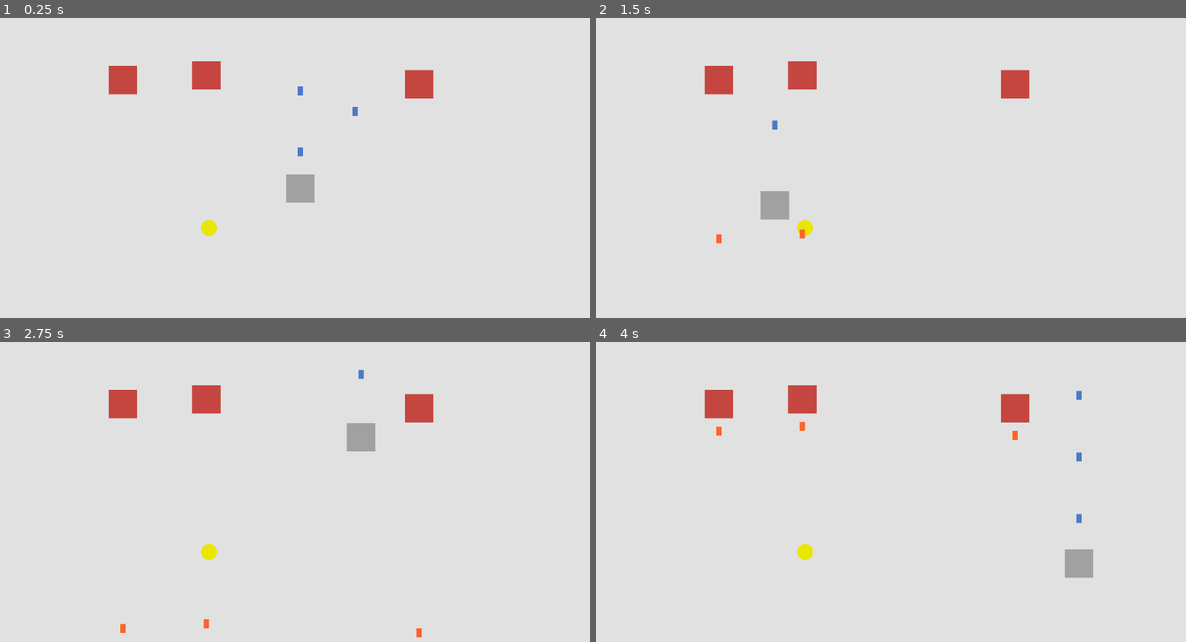
Above: before the commit, frames 1-4 (two rows, left to right).
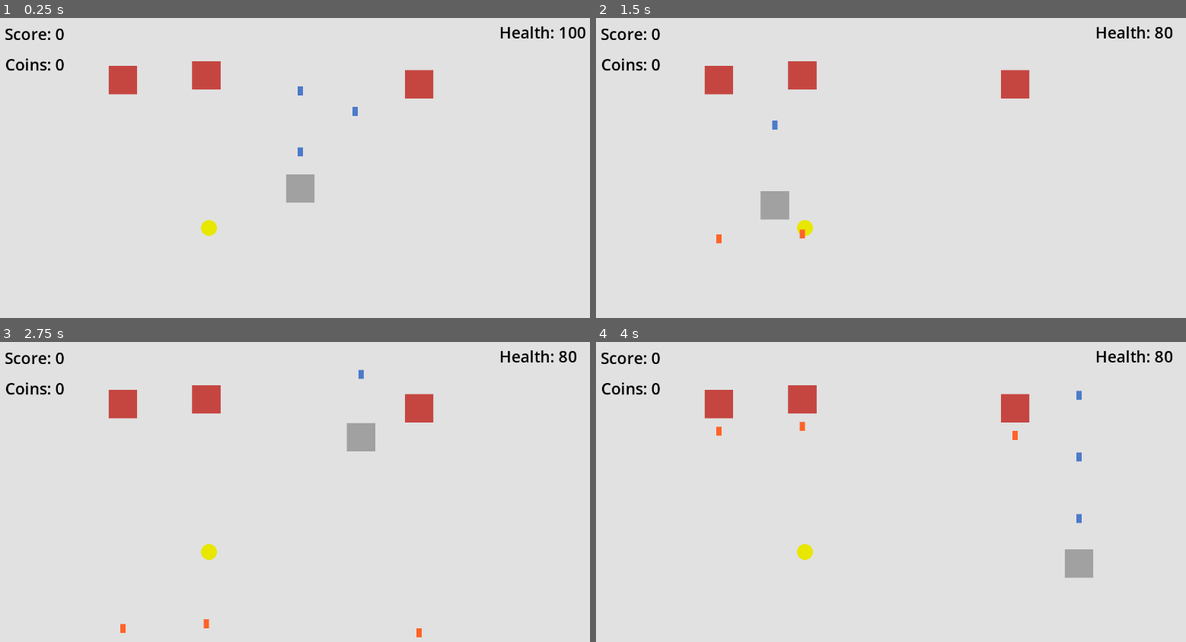
Above: after the commit, the same moments.

Repository: EzekielAmores/galaga-game
Game: Godot game, scene res://NewScene.tscn
Two runs of this game, one before a commit and one after it. Both use one fixed random seed, a clock stepped at 60 frames per second and the inputs below.
Inputs (mouse positions are in pixels of both pictures, inside the frame that each line leads up to):
- Up to frame 1 (0.25 s): no input
- Up to frame 2 (1.5 s): move the mouse to (1032, 171) at 0.52 s; move the mouse to (773, 207) at 1.27 s
- Up to frame 3 (2.75 s): move the mouse to (359, 438) at 2.02 s
- Up to frame 4 (4 s): move the mouse to (867, 582) at 2.77 s; move the mouse to (1079, 564) at 3.52 s

The runs differ from the first frame. In frame 1, 0.6% of the frame differs, in the area x 0-100%, y 2-18%; in frame 2, 0.6%; in frame 3, 0.6%; in frame 4, 0.6%.

Commit message:
Simple UI, Score System, Player Health

Diff:
--- a/NewScene.tscn
+++ b/NewScene.tscn
@@ -1,9 +1,10 @@
-[gd_scene load_steps=7 format=3 uid="uid://l60b8e284q6u"]
+[gd_scene load_steps=8 format=3 uid="uid://l60b8e284q6u"]
 
 [ext_resource type="PackedScene" uid="uid://do3rcjea5m1s" path="res://player.tscn" id="1_0x8ki"]
 [ext_resource type="PackedScene" uid="uid://blrtbcpvso5pp" path="res://bullet.tscn" id="2_ynad1"]
 [ext_resource type="PackedScene" uid="uid://1nxe8ts7nrgp" path="res://enemy.tscn" id="3_0gnoo"]
 [ext_resource type="PackedScene" uid="uid://cbgdxfjbscp4a" path="res://coin.tscn" id="4_slsyb"]
+[ext_resource type="Script" path="res://Scripts/ui_manager.gd" id="5_gnfm4"]
 
 [sub_resource type="QuadMesh" id="QuadMesh_evxul"]
 size = Vector2(100, 100)
@@ -19,8 +20,12 @@
 scale = Vector2(12.19, 7.49)
 mesh = SubResource("QuadMesh_evxul")
 
-[node name="Player" parent="." instance=ExtResource("1_0x8ki")]
+[node name="Player" parent="." node_paths=PackedStringArray("hpLabel", "scoreLabel", "coinLabel", "gameOverUI") instance=ExtResource("1_0x8ki")]
 position = Vector2(233, 214)
+hpLabel = NodePath("../CanvasLayer/GameUI/MainGameUI/HealthLabel")
+scoreLabel = NodePath("../CanvasLayer/GameUI/MainGameUI/ScoreLabel")
+coinLabel = NodePath("../CanvasLayer/GameUI/MainGameUI/CoinLabel")
+gameOverUI = NodePath("../CanvasLayer/GameUI/GameOverUI")
 
 [node name="Bullet" parent="." instance=ExtResource("2_ynad1")]
 position = Vector2(104, 103)
@@ -45,3 +50,181 @@
 [node name="CollisionShape2D" type="CollisionShape2D" parent="StaticBody2D"]
 position = Vector2(781, -238)
 shape = SubResource("RectangleShape2D_e0on0")
+
+[node name="CanvasLayer" type="CanvasLayer" parent="."]
+
+[node name="GameUI" type="Control" parent="CanvasLayer"]
+layout_mode = 3
+anchors_preset = 15
+anchor_right = 1.0
+anchor_bottom = 1.0
+grow_horizontal = 2
+grow_vertical = 2
+size_flags_horizontal = 4
+size_flags_vertical = 4
+
+[node name="UIManager" type="Control" parent="CanvasLayer/GameUI"]
+anchors_preset = 0
+offset_right = 40.0
+offset_bottom = 40.0
+script = ExtResource("5_gnfm4")
+
+[node name="MainGameUI" type="Control" parent="CanvasLayer/GameUI"]
+layout_mode = 1
+anchors_preset = 15
+anchor_right = 1.0
+anchor_bottom = 1.0
+grow_horizontal = 2
+grow_vertical = 2
+
+[node name="ScoreLabel" type="Label" parent="CanvasLayer/GameUI/MainGameUI"]
+layout_mode = 0
+offset_left = 16.0
+offset_right = 215.0
+offset_bottom = 61.0
+theme_override_colors/font_color = Color(0, 0, 0, 1)
+theme_override_font_sizes/font_size = 30
+text = "Score: XXX"
+vertical_alignment = 1
+
+[node name="CoinLabel" type="Label" parent="CanvasLayer/GameUI/MainGameUI"]
+layout_mode = 0
+offset_left = 17.0
+offset_top = 58.0
+offset_right = 216.0
+offset_bottom = 119.0
+theme_override_colors/font_color = Color(0, 0, 0, 1)
+theme_override_font_sizes/font_size = 30
+text = "Coin: XXX"
+vertical_alignment = 1
+
+[node name="HealthLabel" type="Label" parent="CanvasLayer/GameUI/MainGameUI"]
+layout_mode = 1
+anchors_preset = 1
+anchor_left = 1.0
+anchor_right = 1.0
+offset_left = -199.0
+offset_bottom = 54.0
+grow_horizontal = 0
+theme_override_colors/font_color = Color(0, 0, 0, 1)
+theme_override_font_sizes/font_size = 30
+text = "Health: XXX"
+vertical_alignment = 1
+
+[node name="PauseUI" type="Control" parent="CanvasLayer/GameUI"]
+visible = false
+layout_mode = 1
+anchors_preset = 15
+anchor_right = 1.0
+anchor_bottom = 1.0
+grow_horizontal = 2
+grow_vertical = 2
+
+[node name="Background" type="Panel" parent="CanvasLayer/GameUI/PauseUI"]
+layout_mode = 1
+anchors_preset = 15
+anchor_right = 1.0
+anchor_bottom = 1.0
+grow_horizontal = 2
+grow_vertical = 2
+
+[node name="PauseLabel" type="Label" parent="CanvasLayer/GameUI/PauseUI/Background"]
+layout_mode = 1
+anchors_preset = 5
+anchor_left = 0.5
+anchor_right = 0.5
+offset_left = -150.0
+offset_top = 109.0
+offset_right = 150.0
+offset_bottom = 178.0
+grow_horizontal = 2
+theme_override_font_sizes/font_size = 50
+text = "Pause Game"
+horizontal_alignment = 1
+vertical_alignment = 1
+
+[node name="ResumeButton" type="Button" parent="CanvasLayer/GameUI/PauseUI/Background"]
+layout_mode = 1
+anchors_preset = 5
+anchor_left = 0.5
+anchor_right = 0.5
+offset_left = -153.0
+offset_top = 245.0
+offset_right = 153.0
+offset_bottom = 309.0
+grow_horizontal = 2
+theme_override_font_sizes/font_size = 30
+text = "Resume Game"
+
+[node name="QuitButton" type="Button" parent="CanvasLayer/GameUI/PauseUI/Background"]
+layout_mode = 1
+anchors_preset = 5
+anchor_left = 0.5
+anchor_right = 0.5
+offset_left = -153.0
+offset_top = 337.0
+offset_right = 153.0
+offset_bottom = 401.0
+grow_horizontal = 2
+theme_override_font_sizes/font_size = 30
+text = "Quit Game"
+
+[node name="GameOverUI" type="Control" parent="CanvasLayer/GameUI"]
+visible = false
+layout_mode = 1
+anchors_preset = 15
+anchor_right = 1.0
+anchor_bottom = 1.0
+grow_horizontal = 2
+grow_vertical = 2
+
+[node name="Background" type="Panel" parent="CanvasLayer/GameUI/GameOverUI"]
+layout_mode = 1
+anchors_preset = 15
+anchor_right = 1.0
+anchor_bottom = 1.0
+grow_horizontal = 2
+grow_vertical = 2
+
+[node name="GameOverLabel" type="Label" parent="CanvasLayer/GameUI/GameOverUI/Background"]
+layout_mode = 1
+anchors_preset = 5
+anchor_left = 0.5
+anchor_right = 0.5
+offset_left = -150.0
+offset_top = 109.0
+offset_right = 150.0
+offset_bottom = 178.0
+grow_horizontal = 2
+theme_override_font_sizes/font_size = 50
+text = "Game Over"
+horizontal_alignment = 1
+vertical_alignment = 1
+
+[node name="RestartButton" type="Button" parent="CanvasLayer/GameUI/GameOverUI/Background"]
+layout_mode = 1
+anchors_preset = 5
+anchor_left = 0.5
+anchor_right = 0.5
+offset_left = -153.0
+offset_top = 245.0
+offset_right = 153.0
+offset_bottom = 309.0
+grow_horizontal = 2
+theme_override_font_sizes/font_size = 30
+text = "Restart Game"
+
+[node name="QuitButton" type="Button" parent="CanvasLayer/GameUI/GameOverUI/Background"]
+layout_mode = 1
+anchors_preset = 5
+anchor_left = 0.5
+anchor_right = 0.5
+offset_left = -153.0
+offset_top = 337.0
+offset_right = 153.0
+offset_bottom = 401.0
+grow_horizontal = 2
+theme_override_font_sizes/font_size = 30
+text = "Quit Game"
+
+[connection signal="pressed" from="CanvasLayer/GameUI/GameOverUI/Background/RestartButton" to="CanvasLayer/GameUI/UIManager" method="_on_restart_button_pressed"]
--- a/Scripts/bullet.gd
+++ b/Scripts/bullet.gd
@@ -1,8 +1,11 @@
 extends CharacterBody2D
+
+class_name Bullet
 
 var _velocity = Vector2(0, -1)
 @export var speed = 1000
 
+var _owner: Player
 
 func _physics_process(delta: float) -> void:
 	move_and_collide(_velocity.normalized() * delta * speed)
@@ -11,5 +14,6 @@
 func _on_area_2d_body_entered(body: Node2D) -> void:
 	if body is Enemy:
 		#print("Hit")
+		body.player = _owner
+		body.takeDamage(10)
 		queue_free()
-		body.takeDamage(10)
--- a/Scripts/coin.gd
+++ b/Scripts/coin.gd
@@ -8,4 +8,5 @@
 
 func _on_area_2d_body_entered(body: Node2D) -> void:
 	if body is Player:
+		body.addCoin()
 		queue_free()
--- a/Scripts/enemy.gd
+++ b/Scripts/enemy.gd
@@ -10,11 +10,14 @@
 
 var hp = 100
 
+var player: Player
+
 func _ready() -> void:
 	spawnBullets()
 
 func _process(delta: float) -> void:
 	if hp <= 0:
+		player.score += 20
 		queue_free()
 
 func _physics_process(delta: float) -> void:
@@ -31,3 +34,9 @@
 		instance.position = BulletTransform.global_position
 		get_parent().add_child(instance)
 		await get_tree().create_timer(1).timeout
+
+
+func _on_area_2d_body_entered(body: Node2D) -> void:
+	if body is Bullet:
+		#print("kjsfhkasjfhasjksjkafhsjakfhasjkdf")
+		pass
--- a/Scripts/enemy_bullet.gd
+++ b/Scripts/enemy_bullet.gd
@@ -10,4 +10,5 @@
 
 func _on_area_2d_body_entered(body: Node2D) -> void:
 	if body is Player:
+		body.takeDamage(20)
 		queue_free()
--- a/Scripts/player.gd
+++ b/Scripts/player.gd
@@ -5,12 +5,28 @@
 @export var bulletInstance: PackedScene
 @export var BulletTransform: Node2D
 
+@export var hpLabel: Label
+@export var scoreLabel: Label
+@export var coinLabel: Label
+
+@export var gameOverUI: Control
+
+var hp = 100
+var score = 0
+var coin = 0
+
 func _ready() -> void:
 	spawnBullets()
 	pass
 
-#func _process(delta: float) -> void:
-	#position = get_global_mouse_position()
+func _process(delta: float) -> void:
+	hpLabel.text = "Health: " + str(hp)
+	scoreLabel.text = "Score: " + str(score)
+	coinLabel.text = "Coins: " + str(coin)
+
+	if hp <= 0:
+		gameOver()
+		queue_free()
 
 
 
@@ -19,10 +35,28 @@
 	while true:
 		#print("Hello po, shoot")
 		var instance = bulletInstance.instantiate()
+		#instance.position = BulletTransform.position
+		#add_child(instance)
+
 		instance.position = BulletTransform.global_position
+		if instance is Bullet:
+			instance._owner = self
 		get_parent().add_child(instance)
+
 		await get_tree().create_timer(0.1).timeout
 
 
 func _physics_process(delta: float) -> void:
 	position = get_global_mouse_position()
+
+	#move_and_collide(get_global_mouse_position().normalized())
+
+func takeDamage(damage: int):
+	hp -= damage
+
+func addCoin():
+	coin += 1
+
+func gameOver():
+	Engine.time_scale = 0
+	gameOverUI.show()
--- /dev/null
+++ b/Scripts/ui_manager.gd
@@ -0,0 +1,21 @@
+extends Control
+
+@export var resumeButton: Button
+
+# Called when the node enters the scene tree for the first time.
+func _ready() -> void:
+	pass # Replace with function body.
+
+
+# Called every frame. 'delta' is the elapsed time since the previous frame.
+func _process(delta: float) -> void:
+	pass
+
+func printHello():
+	print("Hello")
+
+
+func _on_restart_button_pressed() -> void:
+	Engine.time_scale = 1
+	get_tree().reload_current_scene()
+	get_parent().get_parent().hide()
--- a/enemy.tscn
+++ b/enemy.tscn
@@ -8,6 +8,9 @@
 
 [sub_resource type="QuadMesh" id="QuadMesh_fphg7"]
 size = Vector2(3, 3)
+
+[sub_resource type="RectangleShape2D" id="RectangleShape2D_cbl1v"]
+size = Vector2(56, 58)
 
 [node name="Enemy" type="CharacterBody2D" node_paths=PackedStringArray("BulletTransform")]
 collision_mask = 2
@@ -26,3 +29,11 @@
 
 [node name="EmptyNode" type="Node2D" parent="."]
 position = Vector2(0, 51)
+
+[node name="Area2D" type="Area2D" parent="."]
+collision_mask = 2
+
+[node name="CollisionShape2D" type="CollisionShape2D" parent="Area2D"]
+shape = SubResource("RectangleShape2D_cbl1v")
+
+[connection signal="body_entered" from="Area2D" to="." method="_on_area_2d_body_entered"]
Not shown: 1 places in enemy.tscn that only renumber resources
